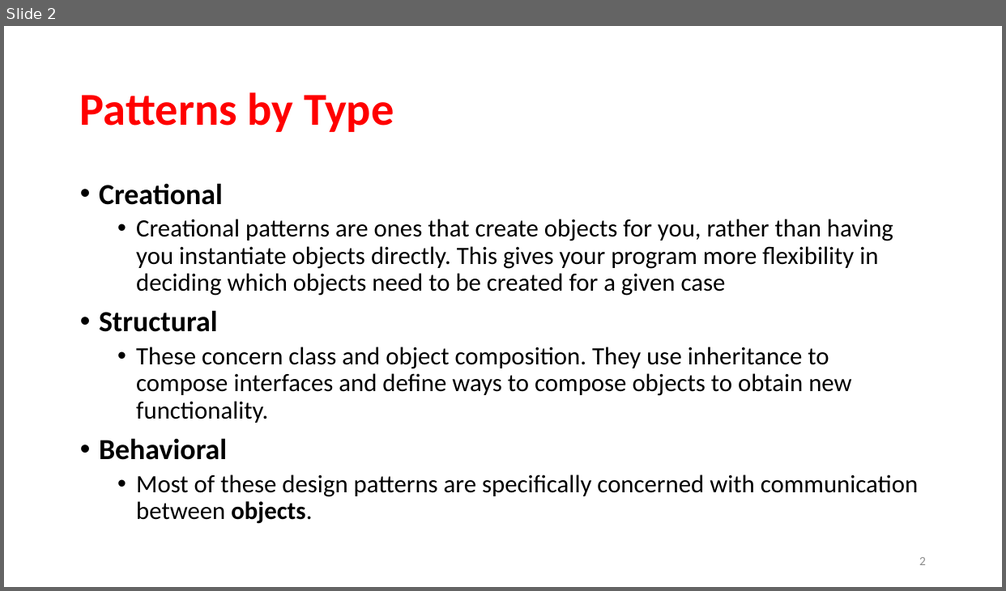
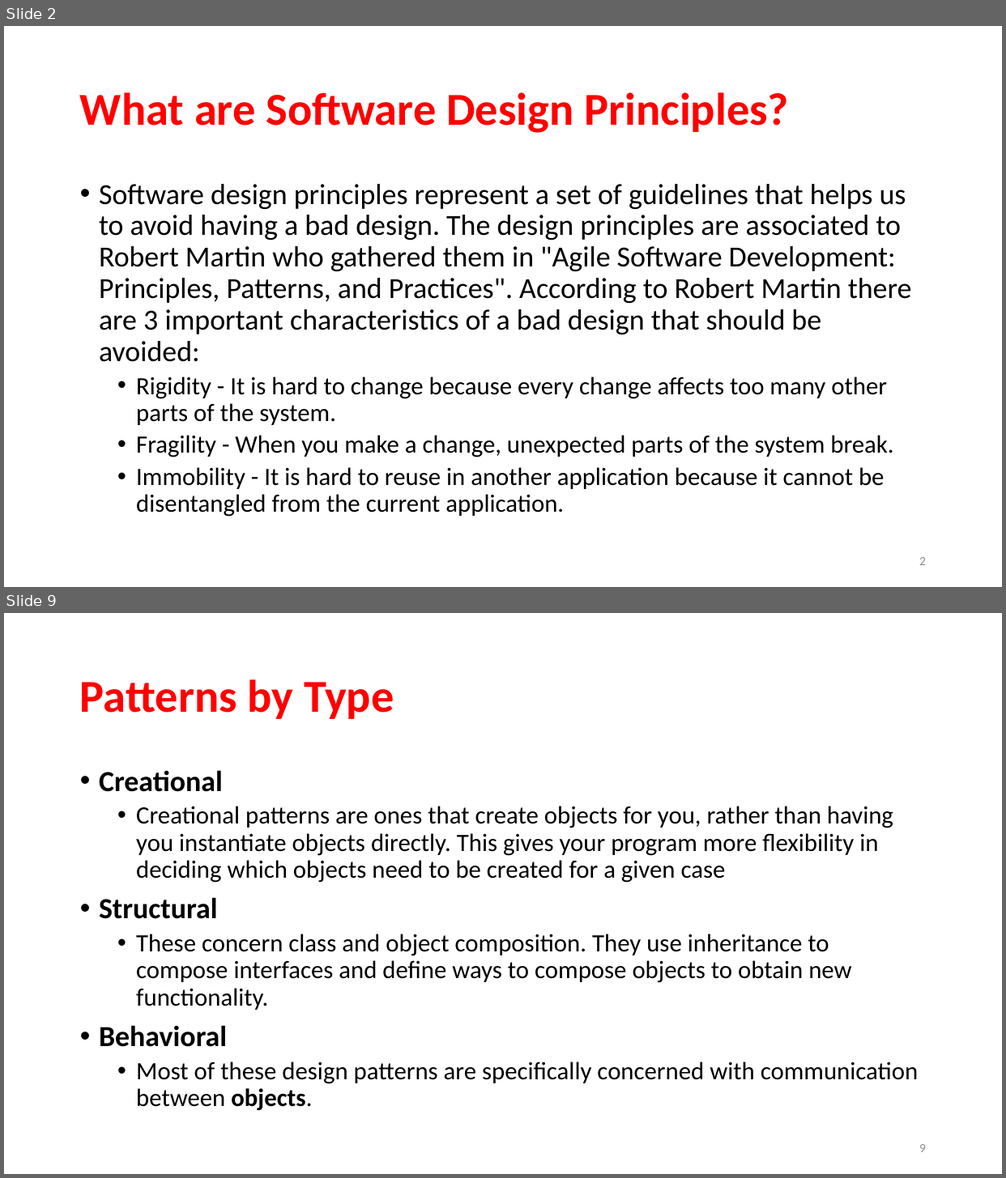
Before and after one commit to rainyheart/bjc-protoss-design_patten-demo, a slide deck: ppt/Design Patterns.pptx. Shown one above the other, each under a label of ours: slide 2 before the commit, slides 2 and 9 after it; the slides between them are not shown. The pictures are 1006x591 and 1006x1178 pixels, drawn with LibreOffice and Linux fonts; fonts in the diff are those of the drawing; background and template pictures are left out. Boxes give left, top, right and bottom in pixels: in the first picture for what was removed or moved away, otherwise in the second. Text is boxed around its words. In the diff, an @@ line names an element or a change of style, - is before the commit and + after.

```diff
--- a/ppt/Design Patterns.pptx
+++ b/ppt/Design Patterns.pptx
@@ slide 2 added at box(4, 26, 1002, 587), background picture (left out) @@
@@ title added at box(80, 92, 789, 133), 44 pt, text #FF0000, bold @@
+What are Software Design Principles?
@@ text added at box(99, 184, 912, 517), 28 pt, text #000000 @@
+• Software design principles represent a set of guidelines that helps us to avoid having a bad design. The design principles are associated to Robert Martin who gathered them in "Agile Software Development: Principles, Patterns, and Practices". According to Robert Martin there are 3 important characteristics of a bad design that should be avoided:
+  • Rigidity - It is hard to change because every change affects too many other parts of the system.
+  • Fragility - When you make a change, unexpected parts of the system break.
+  • Immobility - It is hard to reuse in another application because it cannot be disentangled from the current application.
@@ page number added at box(919, 557, 926, 565), 12 pt, text #8C8C8C @@
+2
@@ what was slide 2 is now slide 9 @@
@@ page number at box(919, 1144, 926, 1152): text changed @@
-2
+9
```
Also in this commit, not shown: 3 slides changed, 14 other slides added, 1 slide removed, 20 other files.
